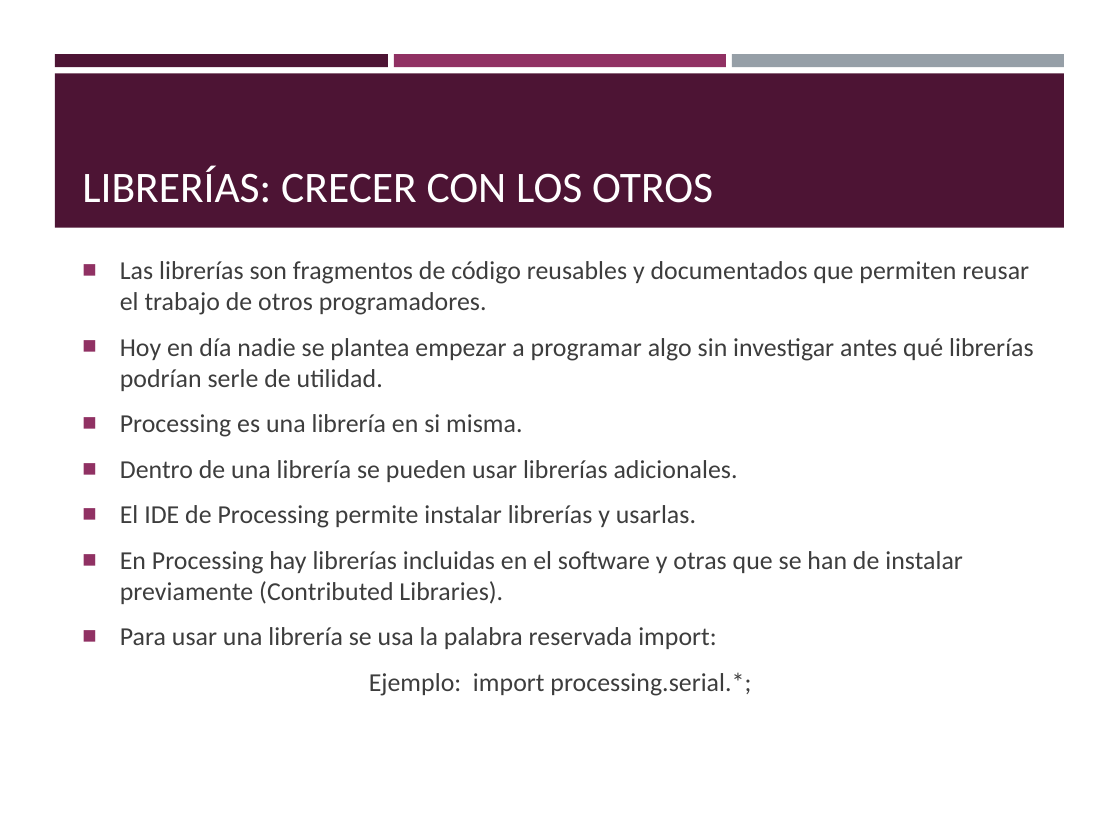
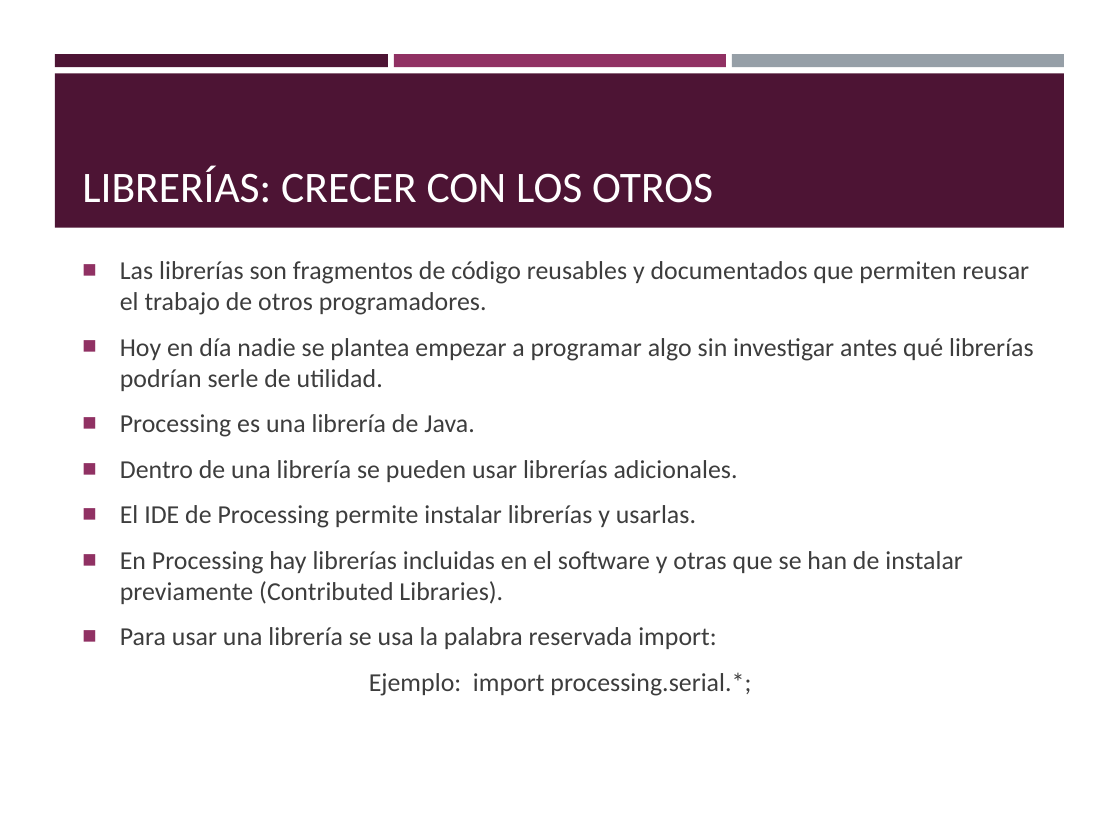
Before and after one commit to Avidabits/electroartistas, a slide deck: slide 12 of TallerProcessing/Introducción mínima a Processing.pptx (slide 11 before the commit). Drawn at 1120x840 pixels with LibreOffice and Linux fonts; fonts in the diff are those of the drawing. Boxes give left, top, right and bottom in pixels: in the first picture for what was removed or moved away, otherwise in the second. Text is boxed around its words. In the diff, an @@ line names an element or a change of style, - is before the commit and + after.

```diff
--- a/TallerProcessing/Introducción mínima a Processing.pptx
+++ b/TallerProcessing/Introducción mínima a Processing.pptx
@@ text at box(120, 414, 475, 437): text changed @@
-■ Processing es una librería en si misma.
+■ Processing es una librería de Java.
```
Also in this commit, not shown: 1 other slide changed, 4 slides added, 1 other file.
